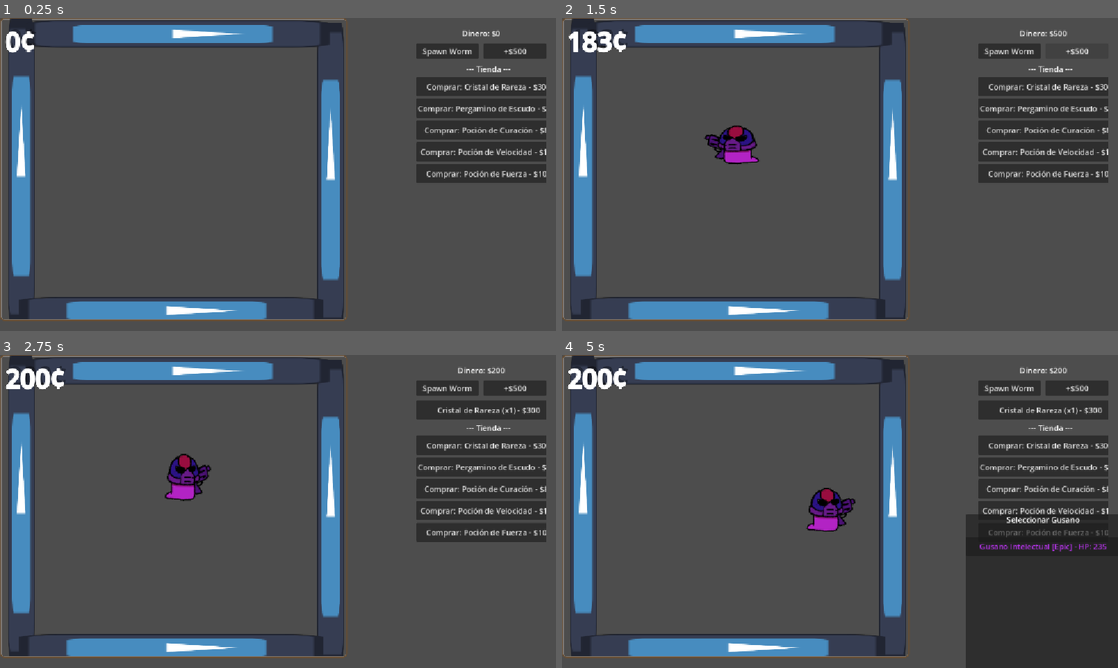
Above: before the commit, frames 1-4 (two rows, left to right).
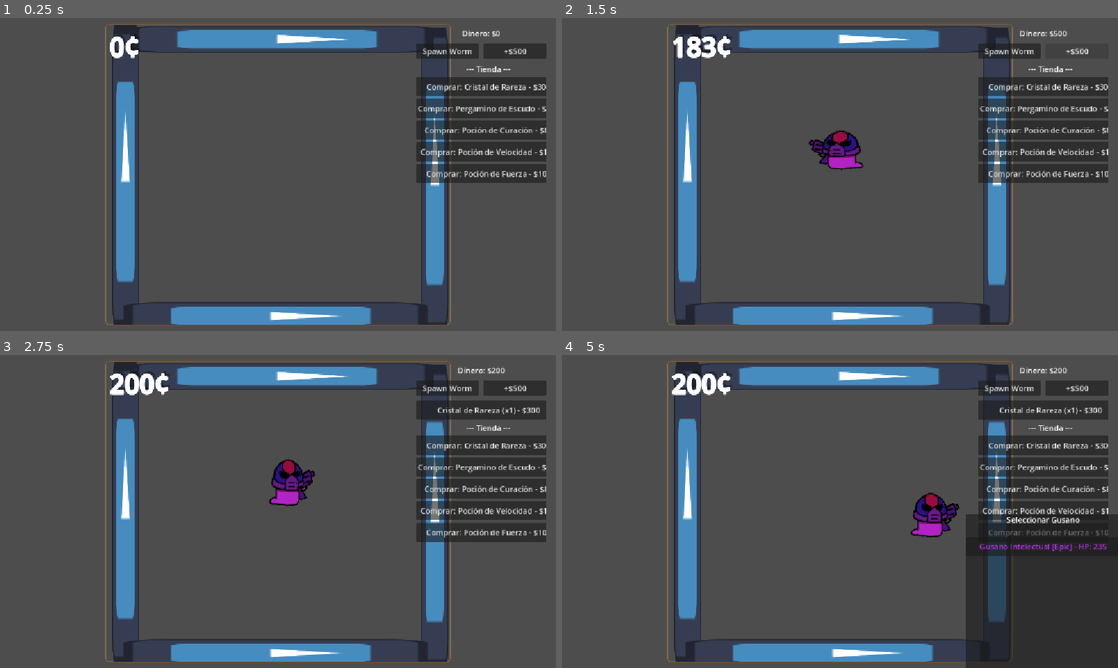
Above: after the commit, the same moments.

Repository: KingPandX/gusanos
Game: Godot game, scene res://main_screen/game_screen.tscn
The game is run twice, just before and just after one commit, with the same random seed, the same clock (stepped at 60 frames per second) and the same inputs. The engine's default icon, where the game draws it, is replaced by a stand-in: a white triangle on a blue panel in a dark square.
Inputs:
- Up to frame 1 (0.25 s): no input
- Up to frame 2 (1.5 s): click "Spawn Worm" at 0.5 s; click "+$500" at 1.25 s
- Up to frame 3 (2.75 s): click "Comprar: Cristal de Rareza - …" at 2 s
- Up to frame 4 (5 s): click "Cristal de Rareza (x1) - $300" at 2.75 s; click "Comprar: Cristal de Rareza - …" at 3.5 s; click "Comprar: Poción de Curación -…" at 4.25 s

The runs differ from the first frame. In frame 1, 20% of the frame differs, in the area x 0-82%, y 0-99%; in frame 2, 22%; in frame 3, 22%; in frame 4, 21%.

Commit message:
fix: center combat zone on screen
- Auto-center combat box on ready and window resize

Diff:
--- a/main_screen/game_screen.gd
+++ b/main_screen/game_screen.gd
@@ -2,6 +2,13 @@
 
 @onready var combat_box : PanelContainer = $CombatBox
 
+const FULL_SIZE = Vector2(720, 627)
+
 func _ready() -> void:
 	combat_box.pivot_offset = Vector2.ZERO
 	combat_box.scale = Vector2.ONE
+	_center_combat()
+	get_viewport().size_changed.connect(_center_combat)
+
+func _center_combat() -> void:
+	combat_box.position = (get_viewport_rect().size - FULL_SIZE) / 2
